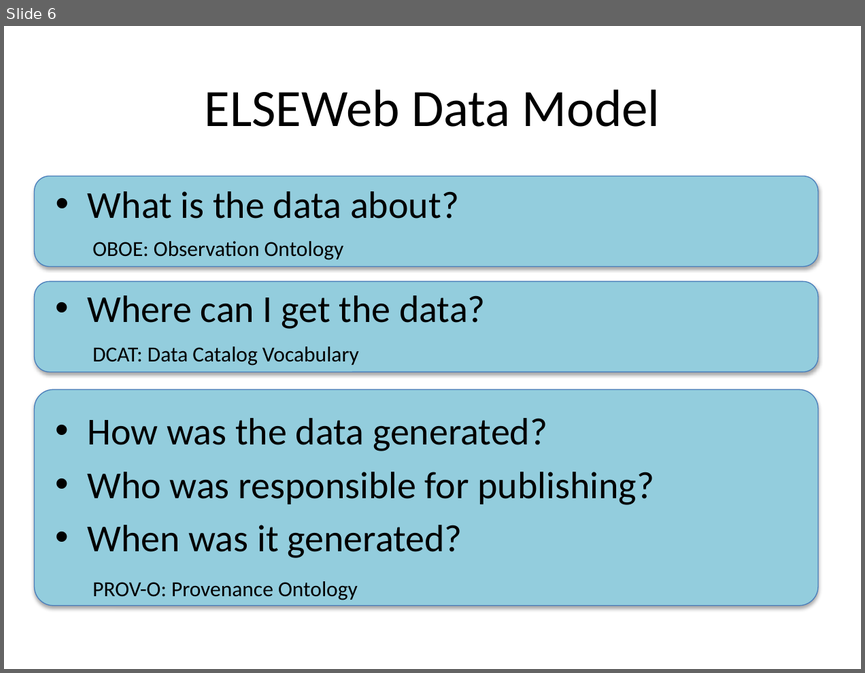
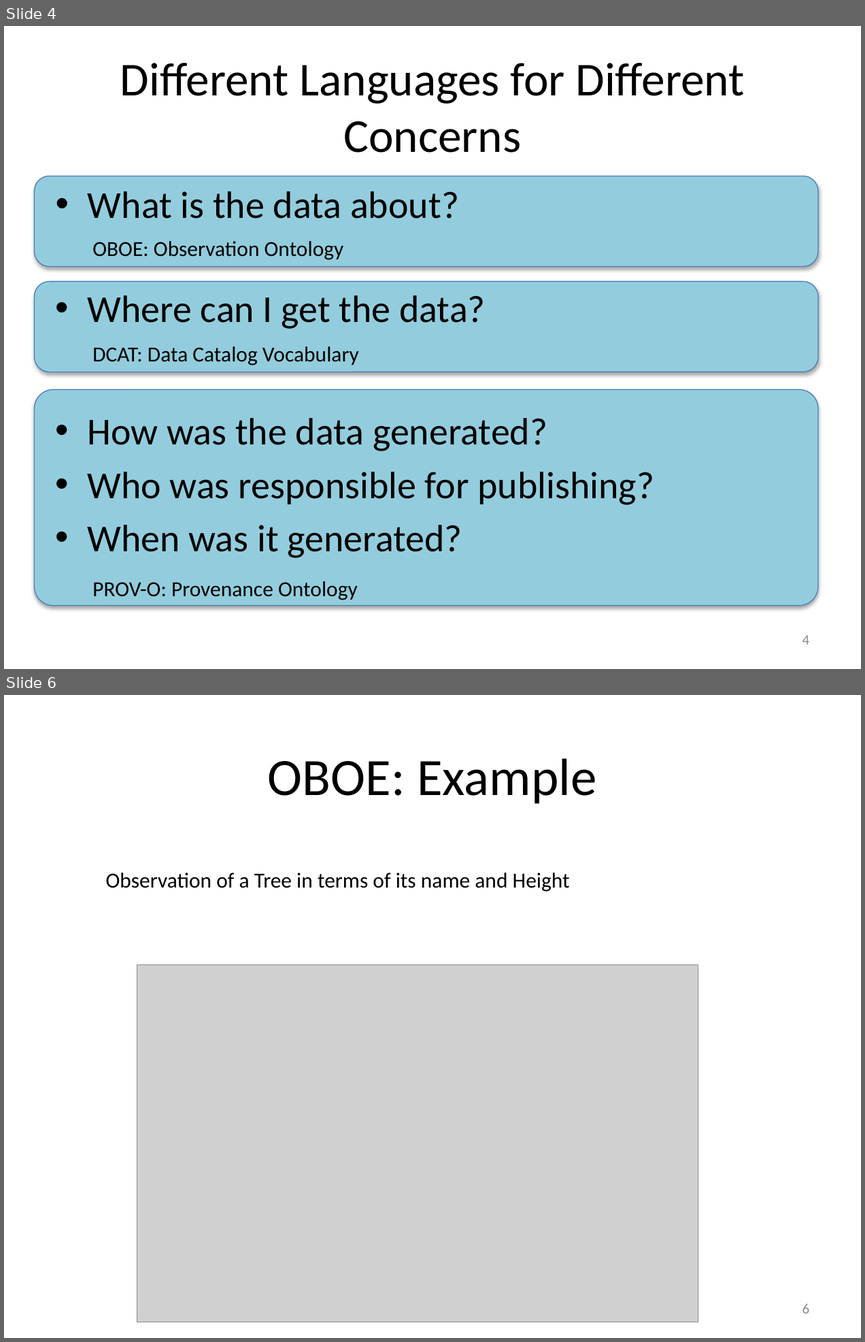
Before and after one commit to roomthily/ELSeWeb, a slide deck: documents/presentations/2013/ELSEweb-EDAC-PROV.pptx. Shown one above the other, each under a label of ours: slide 6 before the commit, slides 4 and 6 after it; the slides between them are not shown. The pictures are 865x673 and 865x1342 pixels, drawn with LibreOffice and Linux fonts; fonts in the diff are those of the drawing; grey boxes stand for pictures. Boxes give left, top, right and bottom in pixels: in the first picture for what was removed or moved away, otherwise in the second. Text is boxed around its words. In the diff, an @@ line names an element or a change of style, - is before the commit and + after.

```diff
--- a/documents/presentations/2013/ELSEweb-EDAC-PROV.pptx
+++ b/documents/presentations/2013/ELSEweb-EDAC-PROV.pptx
@@ slide 6 added at (4,695,861,1338), background #FFFFFF @@
@@ title added at (268,758,596,804), 44 pt, text #000000 @@
+OBOE: Example
@@ text added at (106,872,570,892), 18 pt, text #000000 @@
+Observation of a Tree in terms of its name and Height
@@ picture added at (137,965,698,1321) @@
@@ page number added at (802,1304,810,1313), 12 pt, text #8C8C8C @@
+6
@@ what was slide 6 is now slide 4 @@
@@ slide 4 changed as well @@
@@ title at (120,63,744,152): text changed; size 44 to 39.6 pt @@
-ELSEWeb Data Model
+Different Languages for Different Concerns
@@ page number added at (802,635,810,644), 12 pt, text #8C8C8C @@
+4
```
Also in this commit, not shown: 5 other slides changed, 13 other slides added, 1 slide removed, 7 other files.
